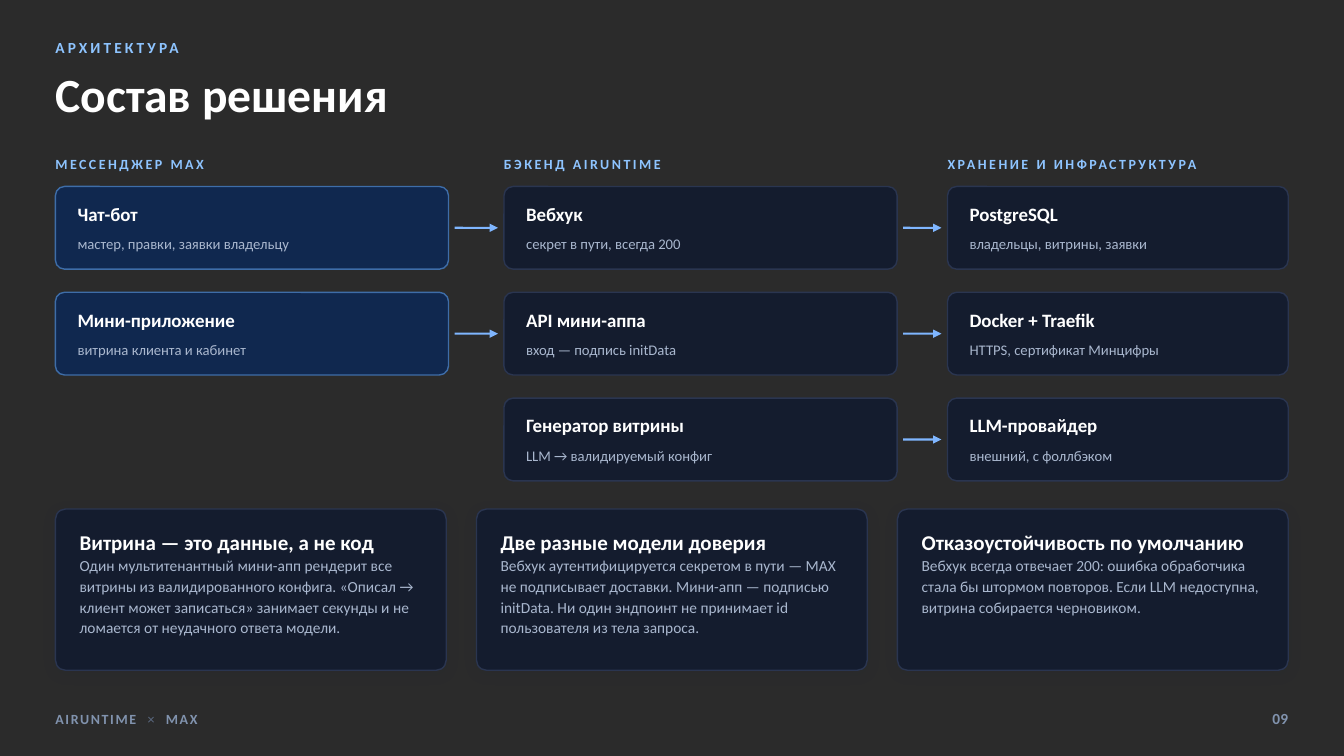
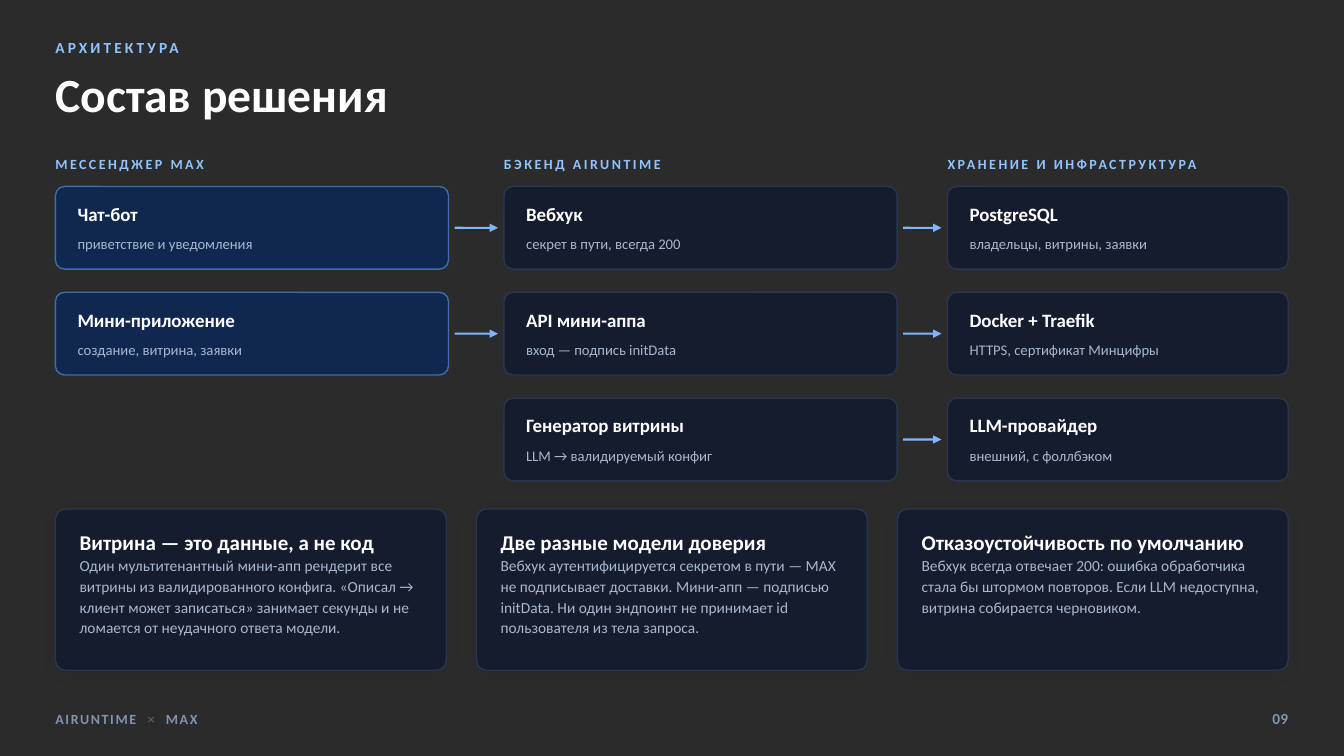
Before and after one commit to airuntime-ru/airuntime, a slide deck: slide 9 of docs/max-presentation/presentation.pptx. Drawn at 1344x756 pixels with LibreOffice and Linux fonts; fonts in the diff are those of the drawing; background and template pictures are left out; a plain dark background stands for a picture behind light text. Boxes give left, top, right and bottom in pixels: in the first picture for what was removed or moved away, otherwise in the second. Text is boxed around its words. In the diff, an @@ line names an element or a change of style, - is before the commit and + after.

```diff
--- a/docs/max-presentation/presentation.pptx
+++ b/docs/max-presentation/presentation.pptx
@@ text at (x1=78, y1=242, x2=253, y2=252): text changed @@
-мастер, правки, заявки владельцу
+приветствие и уведомления
@@ text at (x1=78, y1=348, x2=242, y2=358): text changed @@
-витрина клиента и кабинет
+создание, витрина, заявки
```
Also in this commit, not shown: 7 other slides changed, 17 other files.
